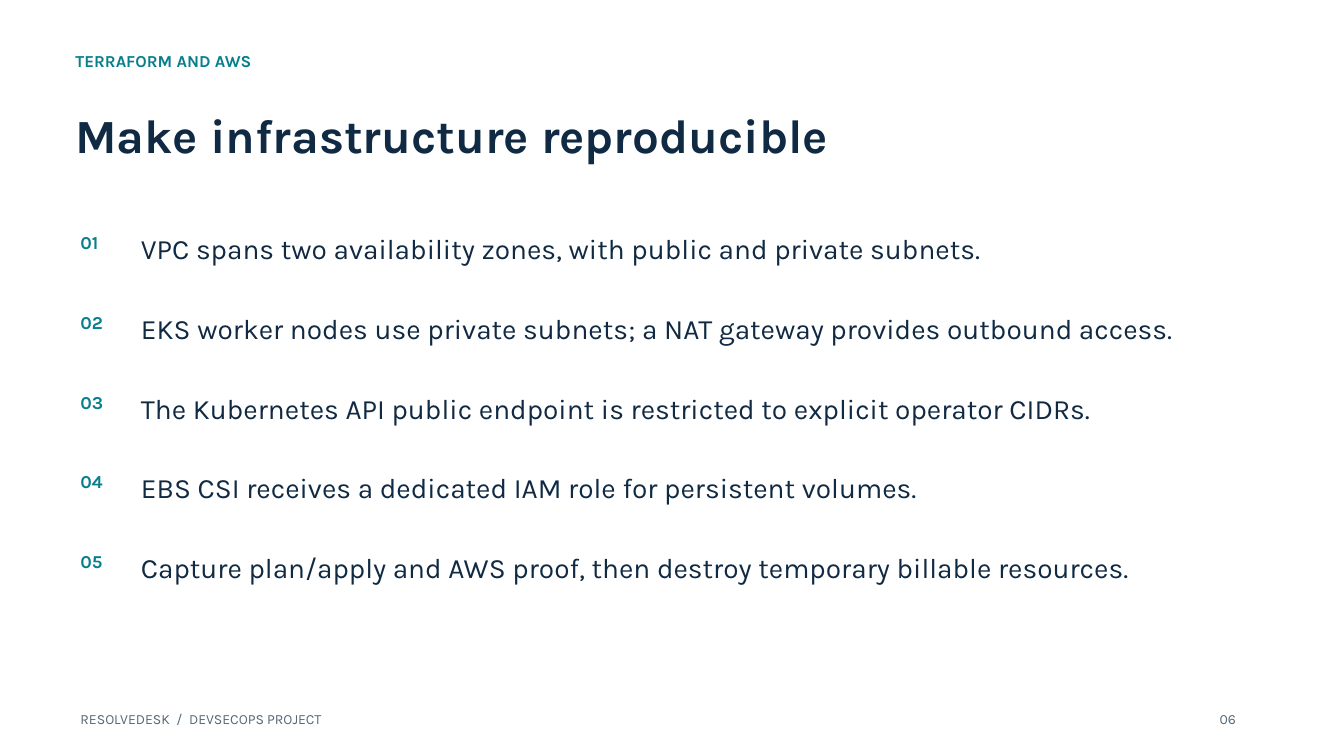
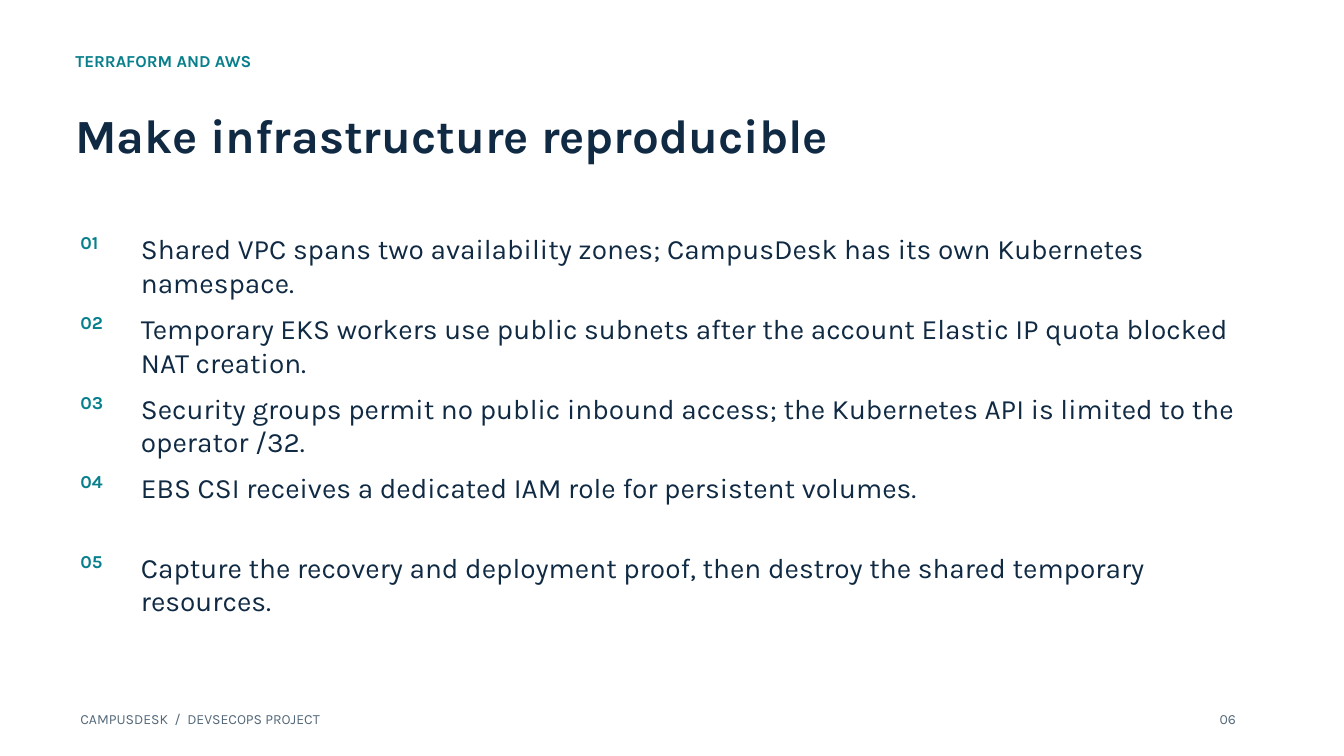
Before and after one commit to AJ5831A/campusdesk-devsecops, a slide deck: slide 6 of demo/presentation.pptx. Drawn at 1344x756 pixels with LibreOffice and Linux fonts; fonts in the diff are those of the drawing. Boxes give left, top, right and bottom in pixels: in the first picture for what was removed or moved away, otherwise in the second. Text is boxed around its words. In the diff, an @@ line names an element or a change of style, - is before the commit and + after.

Commit message:
Record shared infrastructure recovery and prepare reproducible campus walkthrough

```diff
--- a/demo/presentation.pptx
+++ b/demo/presentation.pptx
@@ text at (x1=141, y1=239, x2=1143, y2=300): text changed @@
-VPC spans two availability zones, with public and private subnets.
+Shared VPC spans two availability zones; CampusDesk has its own Kubernetes namespace.
@@ text at (x1=141, y1=319, x2=1228, y2=374): text changed @@
-EKS worker nodes use private subnets; a NAT gateway provides outbound access.
+Temporary EKS workers use public subnets after the account Elastic IP quota blocked NAT creation.
@@ text at (x1=141, y1=399, x2=1234, y2=459): text changed @@
-The Kubernetes API public endpoint is restricted to explicit operator CIDRs.
+Security groups permit no public inbound access; the Kubernetes API is limited to the operator /32.
@@ text at (x1=141, y1=558, x2=1145, y2=612): text changed @@
-Capture plan/apply and AWS proof, then destroy temporary billable resources.
+Capture the recovery and deployment proof, then destroy the shared temporary resources.
@@ text at (x1=80, y1=715, x2=319, y2=724): text changed @@
-RESOLVEDESK / DEVSECOPS PROJECT
+CAMPUSDESK / DEVSECOPS PROJECT
```
Also in this commit, not shown: 9 other slides changed, 15 other files.
